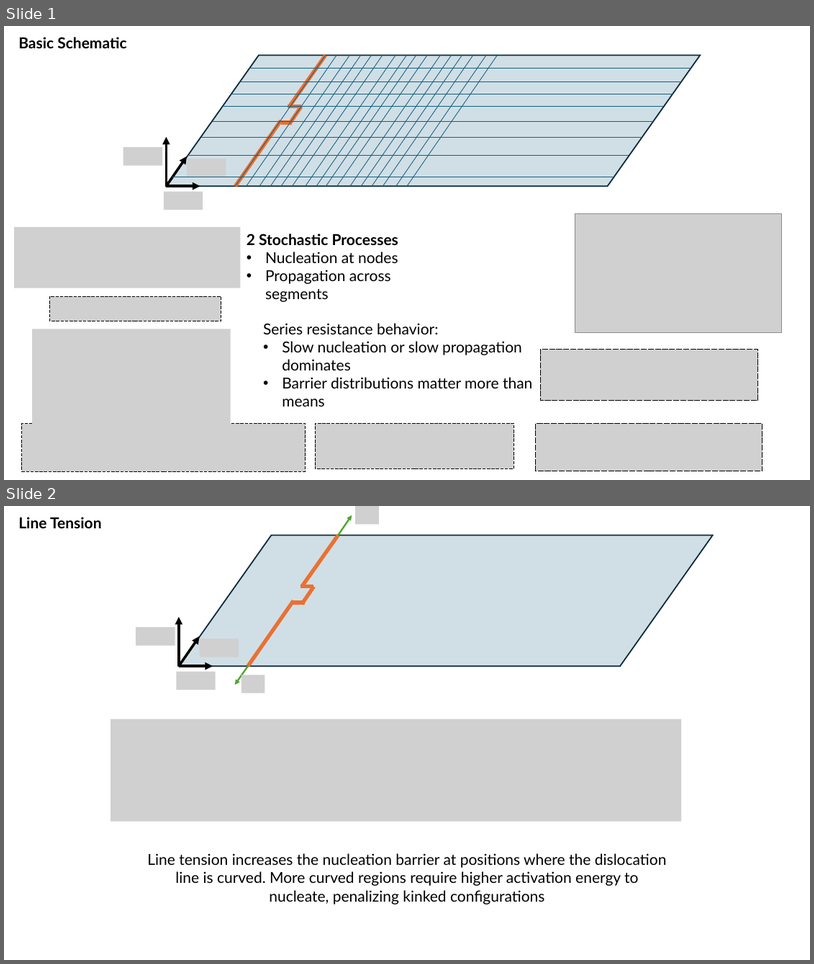
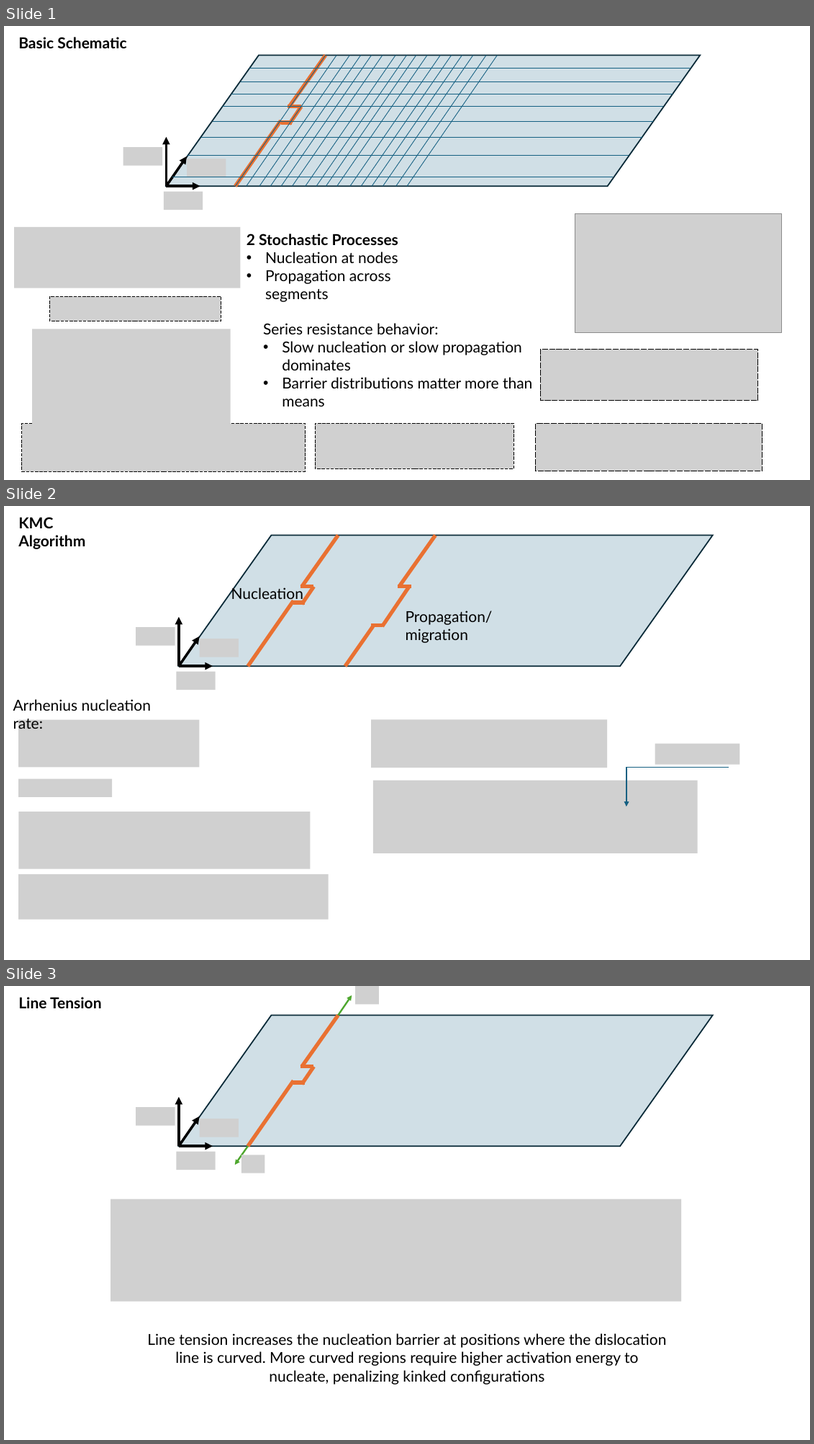
Before and after one commit to lmyhill/energyBarrierDislocationSampling, a slide deck: figures.pptx. Shown one above the other, each under a label of ours: slides 1 and 2 before the commit, slides 1, 2 and 3 after it. The pictures are 814x964 and 814x1444 pixels, drawn with LibreOffice and Linux fonts; fonts in the diff are those of the drawing; grey boxes stand for pictures. Boxes give left, top, right and bottom in pixels: in the first picture for what was removed or moved away, otherwise in the second. Text is boxed around its words. In the diff, an @@ line names an element or a change of style, - is before the commit and + after.

Commit message:
updated documentation pptx

```diff
--- a/figures.pptx
+++ b/figures.pptx
@@ slide 2 added at (4, 506, 810, 960), background #FFFFFF @@
@@ text added at (18, 517, 85, 549), 18 pt, text #000000, bold @@
+KMC Algorithm
@@ parallelogram added at (179, 535, 713, 666), fill #156082 at 20% opacity, outline #092A39 1.5 pt @@
@@ line added from (339, 535) to (302, 587), #E97132 4.5 pt @@
@@ line added from (436, 535) to (399, 587), #E97132 4.5 pt @@
@@ text added at (232, 586, 304, 602), 18 pt, text #000000 @@
+Nucleation
@@ line added from (314, 587) to (301, 587), #E97132 4.5 pt @@
@@ line added from (314, 587) to (302, 604), #E97132 4.5 pt @@
@@ line added from (410, 586) to (383, 626), #E97132 4.5 pt @@
@@ line added from (411, 587) to (398, 587), #E97132 4.5 pt @@
@@ line added from (293, 600) to (248, 667), #E97132 4.5 pt @@
@@ line added from (305, 602) to (293, 602), #E97132 4.5 pt @@
@@ text added at (406, 610, 493, 643), 18 pt, text #000000 @@
+Propagation/migration
@@ picture added at (136, 627, 175, 645) @@
@@ arrow added from (179, 667) to (179, 617), #000000 3 pt @@
@@ line added from (373, 626) to (345, 667), #E97132 4.5 pt @@
@@ line added from (383, 626) to (371, 626), #E97132 4.5 pt @@
@@ arrow added from (179, 667) to (199, 636), #000000 3 pt @@
@@ picture added at (199, 638, 239, 656) @@
@@ picture added at (176, 671, 216, 690) @@
@@ arrow added from (179, 667) to (213, 667), #000000 3 pt @@
@@ text added at (13, 699, 151, 732), 18 pt, text #000000 @@
+Arrhenius nucleation rate:
@@ picture added at (18, 720, 199, 767) @@
@@ picture added at (371, 720, 608, 767) @@
@@ picture added at (656, 743, 741, 764) @@
@@ picture added at (18, 779, 112, 797) @@
@@ picture added at (373, 780, 698, 853) @@
@@ elbow arrow added from (729, 767) to (627, 807), #156082 1.5 pt @@
@@ picture added at (18, 811, 310, 869) @@
@@ picture added at (18, 874, 329, 919) @@
@@ what was slide 2 is now slide 3 @@
```
